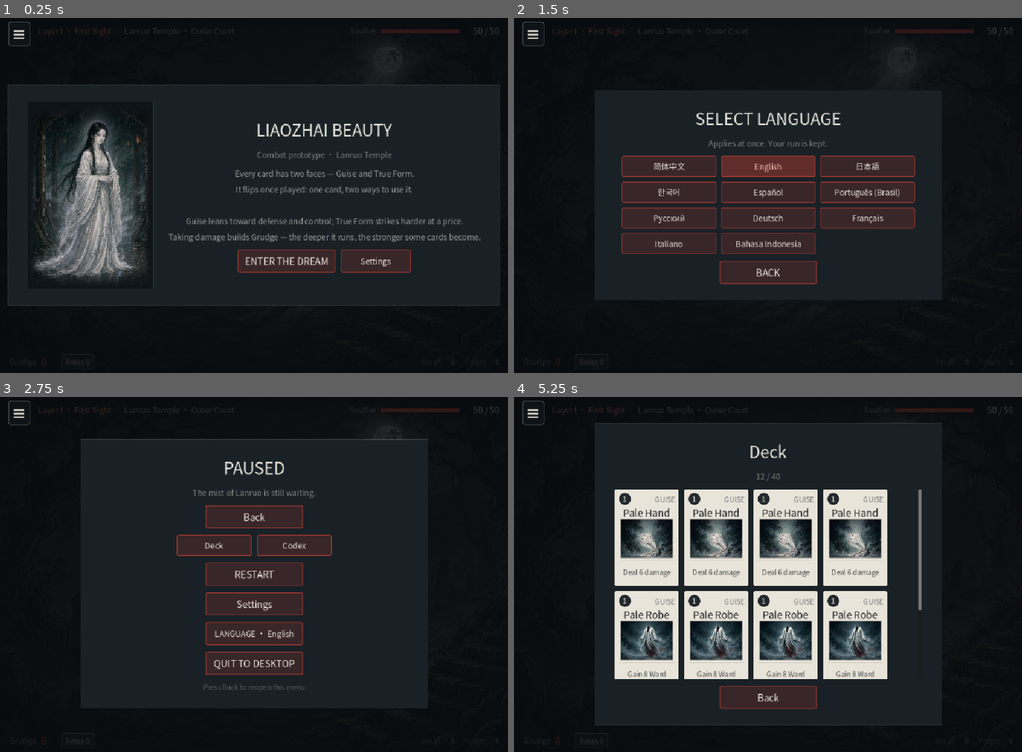
Above: before the commit, frames 1-4 (two rows, left to right).
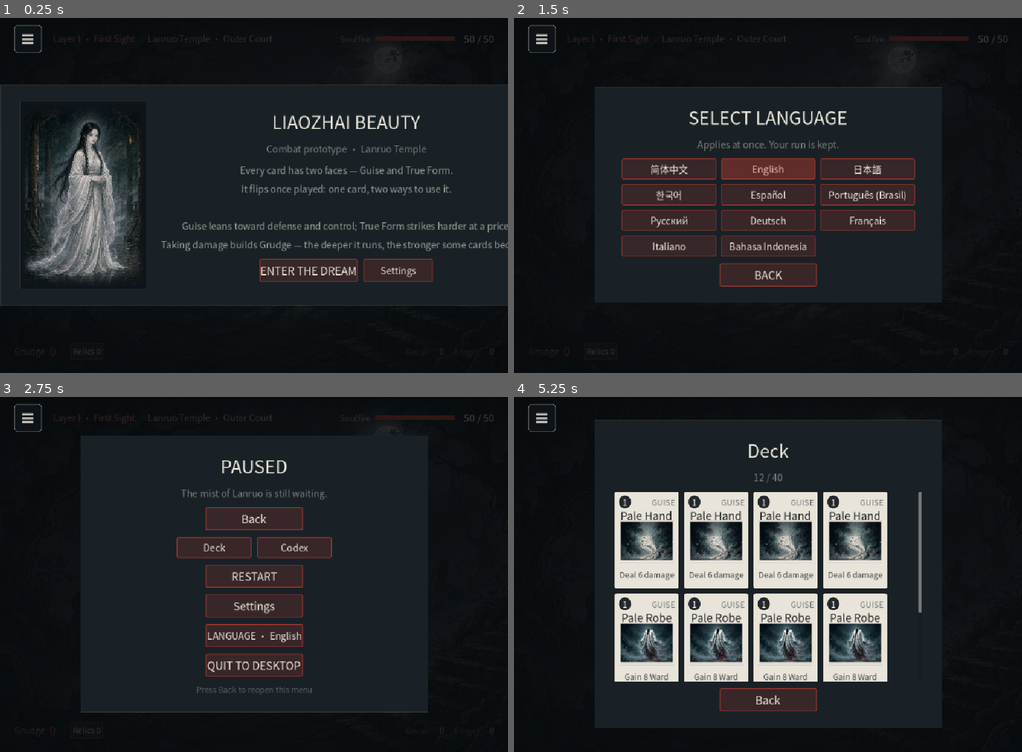
Above: after the commit, the same moments.

Repository: crayfishxu/LiaozhaiGame
Game: Godot game, scene res://scenes/Battle.tscn
Same seed, same stepped clock (60 frames per second), same inputs: the game is played once before the commit and once after it.
Inputs (mouse positions are in pixels of both pictures, inside the frame that each line leads up to):
- Up to frame 1 (0.25 s): no input
- Up to frame 2 (1.5 s): click "≡" at 0.5 s; click "LANGUAGE · English" at 1.25 s
- Up to frame 3 (2.75 s): click "BACK" at 2 s
- Up to frame 4 (5.25 s): click "RESTART" at 2.75 s; click "ENTER THE DREAM" at 3.5 s; click (590, 741) at 4.25 s, where only the run before the commit has a clickable "Relics 0"; click "Deck" at 5 s

The runs differ from the first frame. In frame 1, 13% of the frame differs, in the area x 0-100%, y 1-99%; in frame 2, 7.7%; in frame 3, 5.1%; in frame 4, 10%.

Commit message:
ui: 菜单按钮放大到 56、四边留白统一 28（≈16dp）、全界面字号 +2
字号
- 新增 FONT_ADD = 2，四个文件各一份（Battle / CardView / EnemyView / MapView），
  全部字号表达式改成 `N + FONT_ADD`
- 与 UI_S 分开：UI_S 一动会连留白、按钮、面板一起缩放，FONT_ADD 只动字
- 自适应缩字号的下限（卡名 11 / 描述 9 / 敌人名 10）保持不变，
  否则德语、俄语的长词会直接溢出卡片
- 分享卡（720x960 离屏渲染）不参与，它是固定尺寸的图片

布局
- 左上菜单按钮 44→56，圆角 4→6，字形跟着变大；顶栏高度 44→56 与按钮同高
- 四边留白：左右下统一 PAD=28，上 16；1 设计单位 ≈ 0.55dp，
  在 1080p/440dpi 机型上约 15.3dp，贴近 Material 的 16dp
- 菜单留位 46→66，地图标题左偏移 70→96，避免被按钮压住

顺带修地图叠字
- 地图自带「层数/章节/魂火/金币」标题，原来底下还压着战斗 HUD 的同名文字，
  现在地图显示时整块隐藏顶栏与中栏，离开弹窗时恢复

验证
- 11 语种 × 7 个弹窗实测最大 700x620，零超屏；德语卡片长词正常缩排
- 真机 1080x2340 / 440dpi 装 0.1.9 看开场与战斗，留白与字号符合预期
- 版本 0.1.8/9 → 0.1.9/10（三个预设 + project.godot + README + 上架清单）

Diff:
--- a/project.godot
+++ b/project.godot
@@ -11,7 +11,7 @@
 run/main_scene="res://scenes/Battle.tscn"
 config/features=PackedStringArray("4.4", "GL Compatibility")
 config/icon="res://icon.png"
-config/version="0.1.8"
+config/version="0.1.9"
 config/quit_on_go_back=false
 boot_splash/bg_color=Color(0.0980392, 0.1490196, 0.145098, 1)
 boot_splash/image="res://art/icon/launcher/liaozhai_icon_1024.png"
--- a/scripts/Battle.gd
+++ b/scripts/Battle.gd
@@ -37,6 +37,13 @@
 ## 设计基准 1024x672（见 project.godot），所有字号按此系数放大，
 ## 使手机横屏（1080p）下的实际字高达到可读水平。
 const UI_S := 1.3
+
+## 全界面统一的字号增量（设计单位）。要整体调大调小只改这一个数。
+const FONT_ADD := 2.0
+
+## 屏幕四边的统一留白（设计单位）。1 设计单位 ≈ 0.55dp（1080p / 440dpi 机型），
+## 28 在常见手机上约等于 15–21dp，对应「16dp 左右」。
+const PAD := 28
 
 ## 开关控件（胶囊 + 滑块），用 preload 而不依赖全局类名缓存
 const UiSwitch := preload("res://scripts/UiSwitch.gd")
@@ -107,6 +114,9 @@
 ## 否则地图/开场背后会露出「结束回合」
 var _hand_zone: Control = null
 var _bot_bar: Control = null
+## 顶部信息栏与中栏：地图界面自己带标题，这里要整块让位
+var _top_bar: Control = null
+var _mid_bar: Control = null
 var overlay: Control
 var panel_vb: VBoxContainer
 var menu_btn: Button
@@ -160,7 +170,7 @@
 	f.font_names = I18N.font_names()
 	ui_theme = Theme.new()
 	ui_theme.default_font = f
-	ui_theme.default_font_size = int(14 * UI_S)
+	ui_theme.default_font_size = int((14 + FONT_ADD) * UI_S)
 
 
 # ==================================================================
@@ -196,10 +206,10 @@
 
 	var margin := MarginContainer.new()
 	margin.set_anchors_preset(Control.PRESET_FULL_RECT)
-	margin.add_theme_constant_override("margin_left", 18)
-	margin.add_theme_constant_override("margin_right", 18)
-	margin.add_theme_constant_override("margin_top", 6)
-	margin.add_theme_constant_override("margin_bottom", 8)
+	margin.add_theme_constant_override("margin_left", PAD)
+	margin.add_theme_constant_override("margin_right", PAD)
+	margin.add_theme_constant_override("margin_top", 16)
+	margin.add_theme_constant_override("margin_bottom", PAD)
 	margin.theme = ui_theme
 	add_child(margin)
 
@@ -218,7 +228,7 @@
 func _mk_label(text: String, size: int, color: Color) -> Label:
 	var l := Label.new()
 	l.text = text
-	l.add_theme_font_size_override("font_size", int(round(size * UI_S)))
+	l.add_theme_font_size_override("font_size", int(round((size + FONT_ADD) * UI_S)))
 	l.add_theme_color_override("font_color", color)
 	l.vertical_alignment = VERTICAL_ALIGNMENT_CENTER
 	return l
@@ -226,14 +236,15 @@
 
 func _build_topbar(root: VBoxContainer) -> void:
 	var top := HBoxContainer.new()
-	top.custom_minimum_size = Vector2(0, 44)
+	top.custom_minimum_size = Vector2(0, 56)
+	_top_bar = top
 	top.add_theme_constant_override("separation", 12)
 	root.add_child(top)
 
 	# 左上角给悬浮的菜单按钮留出空间（按钮本体在 _build_overlay 之后创建，
 	# 保证它永远压在弹窗之上，任何界面状态下都能点到）
 	var menu_gap := Control.new()
-	menu_gap.custom_minimum_size = Vector2(46, 1)
+	menu_gap.custom_minimum_size = Vector2(66, 1)
 	top.add_child(menu_gap)
 
 	layer_label = _mk_label(I18N.t("ui.layer1"), 12, Color("#D46B60"))
@@ -296,6 +307,7 @@
 func _build_midbar(root: VBoxContainer) -> void:
 	var mid := HBoxContainer.new()
 	mid.custom_minimum_size = Vector2(0, 26)
+	_mid_bar = mid
 	root.add_child(mid)
 
 	var gw := HBoxContainer.new()
@@ -314,7 +326,7 @@
 	relic_btn.text = I18N.t("ui.relics") + " 0"
 	relic_btn.focus_mode = Control.FOCUS_NONE
 	relic_btn.custom_minimum_size = Vector2(66, 24)
-	relic_btn.add_theme_font_size_override("font_size", int(11 * UI_S))
+	relic_btn.add_theme_font_size_override("font_size", int((11 + FONT_ADD) * UI_S))
 	relic_btn.add_theme_color_override("font_color", Color("#C9A8B4"))
 	var rsb := StyleBoxFlat.new()
 	rsb.bg_color = Color(0.92, 0.90, 0.86, 0.06)
@@ -389,7 +401,7 @@
 	end_turn_btn.text = I18N.t("ui.end_turn")
 	end_turn_btn.custom_minimum_size = Vector2(240, 48)
 	end_turn_btn.focus_mode = Control.FOCUS_NONE
-	end_turn_btn.add_theme_font_size_override("font_size", int(15 * UI_S))
+	end_turn_btn.add_theme_font_size_override("font_size", int((15 + FONT_ADD) * UI_S))
 
 	var normal := StyleBoxFlat.new()
 	normal.bg_color = Color(0.92, 0.90, 0.86, 0.06)
@@ -453,16 +465,16 @@
 	menu_btn = Button.new()
 	menu_btn.text = "≡"
 	menu_btn.set_anchors_preset(Control.PRESET_TOP_LEFT)
-	menu_btn.position = Vector2(16, 10)
-	menu_btn.custom_minimum_size = Vector2(44, 44)
-	menu_btn.size = Vector2(44, 44)
+	menu_btn.position = Vector2(PAD, 16)
+	menu_btn.custom_minimum_size = Vector2(56, 56)
+	menu_btn.size = Vector2(56, 56)
 	menu_btn.focus_mode = Control.FOCUS_NONE
 	menu_btn.z_index = 200
 	var msb := StyleBoxFlat.new()
 	msb.bg_color = Color(0.07, 0.09, 0.11, 0.62)
 	msb.border_color = Color(0.92, 0.90, 0.86, 0.30)
 	msb.set_border_width_all(1)
-	msb.set_corner_radius_all(4)
+	msb.set_corner_radius_all(6)
 	var msb_h := msb.duplicate() as StyleBoxFlat
 	msb_h.bg_color = Color(0.70, 0.23, 0.19, 0.55)
 	msb_h.border_color = C_CINNABAR
@@ -470,7 +482,7 @@
 	menu_btn.add_theme_stylebox_override("normal", msb)
 	menu_btn.add_theme_stylebox_override("hover", msb_h)
 	menu_btn.add_theme_stylebox_override("pressed", msb_h)
-	menu_btn.add_theme_font_size_override("font_size", int(26 * UI_S))
+	menu_btn.add_theme_font_size_override("font_size", int((26 + FONT_ADD) * UI_S))
 	menu_btn.add_theme_color_override("font_color", Color(0.92, 0.90, 0.86, 0.86))
 	menu_btn.pressed.connect(_show_pause)
 	add_child(menu_btn)
@@ -1422,6 +1434,7 @@
 func _hide_overlay() -> void:
 	overlay.visible = false
 	_set_field_bar(game_active)
+	_set_hud(true)
 	_pause_open = false
 	_panel_mode = ""
 	_clear_map()
@@ -1446,11 +1459,20 @@
 		_bot_bar.visible = on
 
 
+## 地图自带「层数 / 章节 / 魂火 / 金币」标题，战斗 HUD 这时要让位，
+## 否则两层文字会叠在一起
+func _set_hud(on: bool) -> void:
+	if _top_bar != null and is_instance_valid(_top_bar):
+		_top_bar.visible = on
+	if _mid_bar != null and is_instance_valid(_mid_bar):
+		_mid_bar.visible = on
+
+
 func _panel_title(text: String) -> Label:
 	var l := Label.new()
 	l.text = text
 	l.horizontal_alignment = HORIZONTAL_ALIGNMENT_CENTER
-	l.add_theme_font_size_override("font_size", int(26 * UI_S))
+	l.add_theme_font_size_override("font_size", int((26 + FONT_ADD) * UI_S))
 	l.add_theme_color_override("font_color", C_MOON)
 	return l
 
@@ -1459,7 +1481,7 @@
 	var l := Label.new()
 	l.text = text
 	l.horizontal_alignment = HORIZONTAL_ALIGNMENT_CENTER
-	l.add_theme_font_size_override("font_size", int(13 * UI_S))
+	l.add_theme_font_size_override("font_size", int((13 + FONT_ADD) * UI_S))
 	l.add_theme_color_override("font_color", Color(0.92, 0.90, 0.86, 0.48))
 	l.autowrap_mode = TextServer.AUTOWRAP_WORD_SMART
 	return l
@@ -1470,7 +1492,7 @@
 	b.text = text
 	b.custom_minimum_size = Vector2(196, 46)
 	b.focus_mode = Control.FOCUS_NONE
-	b.add_theme_font_size_override("font_size", int(15 * UI_S))
+	b.add_theme_font_size_override("font_size", int((15 + FONT_ADD) * UI_S))
 	var n := StyleBoxFlat.new()
 	n.bg_color = Color(0.70, 0.23, 0.19, 0.20)
 	n.border_color = C_CINNABAR
@@ -1528,7 +1550,7 @@
 	var tip := Label.new()
 	tip.text = I18N.t("ui.intro")
 	tip.horizontal_alignment = HORIZONTAL_ALIGNMENT_CENTER
-	tip.add_theme_font_size_override("font_size", int(13 * UI_S))
+	tip.add_theme_font_size_override("font_size", int((13 + FONT_ADD) * UI_S))
 	tip.add_theme_color_override("font_color", Color(0.92, 0.90, 0.86, 0.62))
 	tip.add_theme_constant_override("line_spacing", 8)
 	col.add_child(tip)
@@ -1543,7 +1565,7 @@
 
 	# 开场就能先关音乐——手机上很多人在公共场合开第一把
 	var bset := _mk_button(I18N.t("ui.settings"))
-	bset.add_theme_font_size_override("font_size", int(13 * UI_S))
+	bset.add_theme_font_size_override("font_size", int((13 + FONT_ADD) * UI_S))
 	bset.custom_minimum_size = Vector2(140, 46)
 	bset.pressed.connect(func(): _show_settings("intro"))
 	brow.add_child(bset)
@@ -1701,14 +1723,14 @@
 	var dline := Label.new()
 	dline.text = I18N.t("ui.diagnosis_line", [tag])
 	dline.horizontal_alignment = HORIZONTAL_ALIGNMENT_CENTER
-	dline.add_theme_font_size_override("font_size", int(20 * UI_S))
+	dline.add_theme_font_size_override("font_size", int((20 + FONT_ADD) * UI_S))
 	dline.add_theme_color_override("font_color", C_LOTUS)
 	panel_vb.add_child(dline)
 
 	var dnote := Label.new()
 	dnote.text = note
 	dnote.horizontal_alignment = HORIZONTAL_ALIGNMENT_CENTER
-	dnote.add_theme_font_size_override("font_size", int(13 * UI_S))
+	dnote.add_theme_font_size_override("font_size", int((13 + FONT_ADD) * UI_S))
 	dnote.add_theme_color_override("font_color", Color(0.92, 0.90, 0.86, 0.55))
 	dnote.autowrap_mode = TextServer.AUTOWRAP_WORD_SMART
 	panel_vb.add_child(dnote)
@@ -1716,7 +1738,7 @@
 	var stat := Label.new()
 	stat.text = I18N.t("share.stats", [Run.rounds, Run.played, Run.self_damage, Run.grudge_peak])
 	stat.horizontal_alignment = HORIZONTAL_ALIGNMENT_CENTER
-	stat.add_theme_font_size_override("font_size", int(11 * UI_S))
+	stat.add_theme_font_size_override("font_size", int((11 + FONT_ADD) * UI_S))
 	stat.add_theme_color_override("font_color", Color(0.92, 0.90, 0.86, 0.34))
 	panel_vb.add_child(stat)
 
@@ -1775,12 +1797,12 @@
 	rd.add_theme_constant_override("separation", 12)
 	panel_vb.add_child(rd)
 	var bd := _mk_button(I18N.t("ui.deck"))
-	bd.add_theme_font_size_override("font_size", int(13 * UI_S))
+	bd.add_theme_font_size_override("font_size", int((13 + FONT_ADD) * UI_S))
 	bd.custom_minimum_size = Vector2(150, 42)
 	bd.pressed.connect(func(): _show_deck(false))
 	rd.add_child(bd)
 	var bc := _mk_button(I18N.t("ui.codex"))
-	bc.add_theme_font_size_override("font_size", int(13 * UI_S))
+	bc.add_theme_font_size_override("font_size", int((13 + FONT_ADD) * UI_S))
 	bc.custom_minimum_size = Vector2(150, 42)
 	bc.pressed.connect(_show_codex)
 	rd.add_child(bc)
@@ -1804,7 +1826,7 @@
 	var rl := CenterContainer.new()
 	panel_vb.add_child(rl)
 	var bl := _mk_button(I18N.t("ui.language") + " · " + I18N.lang_name(I18N.code))
-	bl.add_theme_font_size_override("font_size", int(13 * UI_S))
+	bl.add_theme_font_size_override("font_size", int((13 + FONT_ADD) * UI_S))
 	bl.pressed.connect(_show_language)
 	rl.add_child(bl)
 
@@ -1817,7 +1839,7 @@
 	var hint := Label.new()
 	hint.text = I18N.t("ui.pause_hint")
 	hint.horizontal_alignment = HORIZONTAL_ALIGNMENT_CENTER
-	hint.add_theme_font_size_override("font_size", int(11 * UI_S))
+	hint.add_theme_font_size_override("font_size", int((11 + FONT_ADD) * UI_S))
 	hint.add_theme_color_override("font_color", Color(0.92, 0.90, 0.86, 0.30))
 	panel_vb.add_child(hint)
 
@@ -1861,14 +1883,14 @@
 
 	var name_lb := Label.new()
 	name_lb.text = I18N.t("ui.music") if is_music else I18N.t("ui.sfx")
-	name_lb.add_theme_font_size_override("font_size", int(17 * UI_S))
+	name_lb.add_theme_font_size_override("font_size", int((17 + FONT_ADD) * UI_S))
 	name_lb.vertical_alignment = VERTICAL_ALIGNMENT_CENTER
 	name_lb.size_flags_horizontal = Control.SIZE_EXPAND_FILL
 	row.add_child(name_lb)
 
 	var vol := _mk_button(Audio.music_label() if is_music else Audio.sfx_label())
 	vol.custom_minimum_size = Vector2(88, 38)
-	vol.add_theme_font_size_override("font_size", int(13 * UI_S))
+	vol.add_theme_font_size_override("font_size", int((13 + FONT_ADD) * UI_S))
 	vol.pressed.connect(func():
 		if is_music:
 			Audio.cycle_music()
@@ -1957,7 +1979,7 @@
 	var l := Label.new()
 	l.text = text
 	l.theme = ui_theme
-	l.add_theme_font_size_override("font_size", int(24 * UI_S))
+	l.add_theme_font_size_override("font_size", int((24 + FONT_ADD) * UI_S))
 	l.add_theme_color_override("font_color", color)
 	l.position = pos - Vector2(28, 14)
 	l.z_index = 100
@@ -1996,7 +2018,7 @@
 	var l := Label.new()
 	l.theme = ui_theme
 	l.text = text
-	l.add_theme_font_size_override("font_size", int(15 * UI_S))
+	l.add_theme_font_size_override("font_size", int((15 + FONT_ADD) * UI_S))
 	l.add_theme_color_override("font_color", color)
 	l.horizontal_alignment = HORIZONTAL_ALIGNMENT_CENTER
 	l.vertical_alignment = VERTICAL_ALIGNMENT_CENTER
@@ -2033,7 +2055,7 @@
 		var c := str(l["code"])
 		var b := _mk_button(str(l["name"]))
 		b.custom_minimum_size = Vector2(190, 42)
-		b.add_theme_font_size_override("font_size", int(13 * UI_S))
+		b.add_theme_font_size_override("font_size", int((13 + FONT_ADD) * UI_S))
 		if c == I18N.code:
 			# 当前语言：朱砂底 + 亮字，一眼能看出选的是哪个
 			b.add_theme_color_override("font_color", Color("#F2BDB2"))
@@ -2128,6 +2150,7 @@
 func _show_map() -> void:
 	_clear_panel()
 	_show_overlay()
+	_set_hud(false)
 	_panel_mode = "map"
 	if _oc != null:
 		_oc.visible = false
@@ -2394,7 +2417,7 @@
 	body.autowrap_mode = TextServer.AUTOWRAP_WORD_SMART
 	body.horizontal_alignment = HORIZONTAL_ALIGNMENT_CENTER
 	body.custom_minimum_size = Vector2(620, 0)
-	body.add_theme_font_size_override("font_size", int(13 * UI_S))
+	body.add_theme_font_size_override("font_size", int((13 + FONT_ADD) * UI_S))
 	body.add_theme_color_override("font_color", Color(0.92, 0.90, 0.86, 0.72))
 	panel_vb.add_child(body)
 
@@ -2819,7 +2842,7 @@
 	b.alignment = HORIZONTAL_ALIGNMENT_LEFT
 	b.custom_minimum_size = Vector2(620, 54)
 	b.focus_mode = Control.FOCUS_NONE
-	b.add_theme_font_size_override("font_size", int(13 * UI_S))
+	b.add_theme_font_size_override("font_size", int((13 + FONT_ADD) * UI_S))
 	b.add_theme_color_override("font_color", C_MOON)
 	var col := _rarity_color(rarity)
 	var sb := StyleBoxFlat.new()
--- a/scripts/CardView.gd
+++ b/scripts/CardView.gd
@@ -22,6 +22,9 @@
 const CARD_W := 130.0
 const CARD_H := 196.0
 
+## 与 Battle 同步的字号增量：卡面文字整体 +2
+const FONT_ADD := 2
+
 var hand_index := -1
 var card_key := ""
 var side := "xian"
@@ -81,7 +84,7 @@
 	_cost_label = Label.new()
 	_cost_label.horizontal_alignment = HORIZONTAL_ALIGNMENT_CENTER
 	_cost_label.vertical_alignment = VERTICAL_ALIGNMENT_CENTER
-	_cost_label.add_theme_font_size_override("font_size", 15)
+	_cost_label.add_theme_font_size_override("font_size", 15 + FONT_ADD)
 	_cost_label.add_theme_color_override("font_color", Color("#E9E4D9"))
 	_cost_panel.add_child(_cost_label)
 
@@ -91,7 +94,7 @@
 	_side_label.size = Vector2(84, 18)
 	_side_label.horizontal_alignment = HORIZONTAL_ALIGNMENT_RIGHT
 	_side_label.vertical_alignment = VERTICAL_ALIGNMENT_CENTER
-	_side_label.add_theme_font_size_override("font_size", 14)
+	_side_label.add_theme_font_size_override("font_size", 14 + FONT_ADD)
 	_side_label.mouse_filter = Control.MOUSE_FILTER_IGNORE
 	root.add_child(_side_label)
 
@@ -101,7 +104,7 @@
 	_name_label.size = Vector2(CARD_W, 28)
 	_name_label.horizontal_alignment = HORIZONTAL_ALIGNMENT_CENTER
 	_name_label.vertical_alignment = VERTICAL_ALIGNMENT_CENTER
-	_name_label.add_theme_font_size_override("font_size", 20)
+	_name_label.add_theme_font_size_override("font_size", 20 + FONT_ADD)
 	_name_label.mouse_filter = Control.MOUSE_FILTER_IGNORE
 	root.add_child(_name_label)
 
@@ -119,7 +122,7 @@
 	_glyph_label.size = Vector2(CARD_W - 20, 82)
 	_glyph_label.horizontal_alignment = HORIZONTAL_ALIGNMENT_CENTER
 	_glyph_label.vertical_alignment = VERTICAL_ALIGNMENT_CENTER
-	_glyph_label.add_theme_font_size_override("font_size", 34)
+	_glyph_label.add_theme_font_size_override("font_size", 34 + FONT_ADD)
 	_glyph_label.mouse_filter = Control.MOUSE_FILTER_IGNORE
 	root.add_child(_glyph_label)
 
@@ -145,7 +148,7 @@
 	_text_label.horizontal_alignment = HORIZONTAL_ALIGNMENT_CENTER
 	_text_label.vertical_alignment = VERTICAL_ALIGNMENT_CENTER
 	_text_label.autowrap_mode = TextServer.AUTOWRAP_WORD_SMART
-	_text_label.add_theme_font_size_override("font_size", 14)
+	_text_label.add_theme_font_size_override("font_size", 14 + FONT_ADD)
 	_text_label.mouse_filter = Control.MOUSE_FILTER_IGNORE
 	root.add_child(_text_label)
 
@@ -210,21 +213,21 @@
 		return
 
 	# 卡名：单行，宽度超出就逐级缩小
-	var nsize := 20
+	var nsize := 20 + FONT_ADD
 	while nsize > 11 and font.get_string_size(
 			_name_label.text, HORIZONTAL_ALIGNMENT_LEFT, -1, nsize).x > CARD_W - 10:
 		nsize -= 1
 	_name_label.add_theme_font_size_override("font_size", nsize)
 
 	# 显相 / 本相：德语、俄语的词比中文长得多
-	var ssize := 14
+	var ssize := 14 + FONT_ADD
 	while ssize > 8 and font.get_string_size(
 			_side_label.text, HORIZONTAL_ALIGNMENT_LEFT, -1, ssize).x > 82:
 		ssize -= 1
 	_side_label.add_theme_font_size_override("font_size", ssize)
 
 	# 描述：按换行后的总高度缩，保证塞进 40px 的框里
-	var tsize := 14
+	var tsize := 14 + FONT_ADD
 	while tsize > 9:
 		var sz := font.get_multiline_string_size(
 			_text_label.text, HORIZONTAL_ALIGNMENT_CENTER, CARD_W - 20, tsize)
--- a/scripts/EnemyView.gd
+++ b/scripts/EnemyView.gd
@@ -13,6 +13,9 @@
 signal clicked(index: int)
 
 const BODY_W := 152.0
+
+## 与 Battle 同步的字号增量：敌人名字/意图/血条整体 +2
+const FONT_ADD := 2
 const BODY_H := 196.0
 const BODY_H_MAX := 220.0
 const HP_BAR_W := 136.0
@@ -99,7 +102,7 @@
 	_intent_label = Label.new()
 	_intent_label.horizontal_alignment = HORIZONTAL_ALIGNMENT_CENTER
 	_intent_label.vertical_alignment = VERTICAL_ALIGNMENT_CENTER
-	_intent_label.add_theme_font_size_override("font_size", 16)
+	_intent_label.add_theme_font_size_override("font_size", 16 + FONT_ADD)
 	_intent_panel.add_child(_intent_label)
 
 	# ---- 立绘框 ----
@@ -133,7 +136,7 @@
 	_glyph_label.text = glyph_text
 	_glyph_label.horizontal_alignment = HORIZONTAL_ALIGNMENT_CENTER
 	_glyph_label.vertical_alignment = VERTICAL_ALIGNMENT_CENTER
-	_glyph_label.add_theme_font_size_override("font_size", 56)
+	_glyph_label.add_theme_font_size_override("font_size", 56 + FONT_ADD)
 	_glyph_label.add_theme_color_override("font_color", Color(0.92, 0.90, 0.86, 0.8))
 	_glyph_label.mouse_filter = Control.MOUSE_FILTER_IGNORE
 	body_root.add_child(_glyph_label)
@@ -157,7 +160,7 @@
 	_name_label = Label.new()
 	_name_label.text = enemy_name
 	_name_label.horizontal_alignment = HORIZONTAL_ALIGNMENT_CENTER
-	_name_label.add_theme_font_size_override("font_size", 17)
+	_name_label.add_theme_font_size_override("font_size", 17 + FONT_ADD)
 	_name_label.add_theme_color_override("font_color", Color(0.92, 0.90, 0.86, 0.78))
 	_name_label.mouse_filter = Control.MOUSE_FILTER_IGNORE
 	_name_label.clip_text = true
@@ -186,7 +189,7 @@
 	# ---- 血量文字 ----
 	_hp_label = Label.new()
 	_hp_label.horizontal_alignment = HORIZONTAL_ALIGNMENT_CENTER
-	_hp_label.add_theme_font_size_override("font_size", 14)
+	_hp_label.add_theme_font_size_override("font_size", 14 + FONT_ADD)
 	_hp_label.add_theme_color_override("font_color", Color(0.92, 0.90, 0.86, 0.5))
 	_hp_label.mouse_filter = Control.MOUSE_FILTER_IGNORE
 	add_child(_hp_label)
@@ -274,7 +277,7 @@
 	if font == null:
 		return
 	var max_w := body_w + 26.0
-	var size := 17
+	var size := 17 + FONT_ADD
 	while size > 10 and font.get_string_size(
 			_name_label.text, HORIZONTAL_ALIGNMENT_LEFT, -1, size).x > max_w:
 		size -= 1
@@ -287,7 +290,7 @@
 	if font == null:
 		return
 	var max_w := body_w + 30.0
-	var size := 16
+	var size := 16 + FONT_ADD
 	while size > 11 and font.get_string_size(
 			_intent_label.text, HORIZONTAL_ALIGNMENT_LEFT, -1, size).x > max_w:
 		size -= 1
@@ -308,7 +311,7 @@
 	p.add_theme_stylebox_override("panel", sb)
 	var l := Label.new()
 	l.text = text
-	l.add_theme_font_size_override("font_size", 13)
+	l.add_theme_font_size_override("font_size", 13 + FONT_ADD)
 	l.add_theme_color_override("font_color", color)
 	p.add_child(l)
 	return p
--- a/scripts/MapView.gd
+++ b/scripts/MapView.gd
@@ -13,6 +13,9 @@
 signal open_codex
 
 const NODE_R := 27.0
+
+## 与 Battle 同步的字号增量
+const FONT_ADD := 2
 const HEADER_H := 54.0
 const FOOTER_H := 12.0
 
@@ -65,22 +68,22 @@
 	# 顶部信息条
 	_header = HBoxContainer.new()
 	_header.set_anchors_preset(Control.PRESET_TOP_WIDE)
-	_header.offset_left = 70
-	_header.offset_right = -20
-	_header.offset_top = 8
+	_header.offset_left = 96      # 28 边距 + 56 菜单按钮 + 12 间隔
+	_header.offset_right = -28
+	_header.offset_top = 16
 	_header.offset_bottom = HEADER_H
 	_header.add_theme_constant_override("separation", 16)
 	add_child(_header)
 
 	var t := Label.new()
 	t.text = title_text
-	t.add_theme_font_size_override("font_size", int(17 * 1.2))
+	t.add_theme_font_size_override("font_size", int((17 + FONT_ADD) * 1.2))
 	t.add_theme_color_override("font_color", Color("#D46B60"))
 	_header.add_child(t)
 
 	var sub := Label.new()
 	sub.text = chapter_text
-	sub.add_theme_font_size_override("font_size", int(13 * 1.2))
+	sub.add_theme_font_size_override("font_size", int((13 + FONT_ADD) * 1.2))
 	sub.add_theme_color_override("font_color", Color(0.92, 0.90, 0.86, 0.55))
 	sub.size_flags_vertical = Control.SIZE_SHRINK_CENTER
 	_header.add_child(sub)
@@ -91,14 +94,14 @@
 
 	var hp := Label.new()
 	hp.text = "%s %d/%d" % [I18N.t("w.hp"), Run.hp, Run.max_hp]
-	hp.add_theme_font_size_override("font_size", int(13 * 1.2))
+	hp.add_theme_font_size_override("font_size", int((13 + FONT_ADD) * 1.2))
 	hp.add_theme_color_override("font_color", Color("#C9A8B4"))
 	hp.size_flags_vertical = Control.SIZE_SHRINK_CENTER
 	_header.add_child(hp)
 
 	var gold := Label.new()
 	gold.text = "%s %d" % [I18N.t("w.gold"), Run.gold]
-	gold.add_theme_font_size_override("font_size", int(13 * 1.2))
+	gold.add_theme_font_size_override("font_size", int((13 + FONT_ADD) * 1.2))
 	gold.add_theme_color_override("font_color", Color("#B08D3F"))
 	gold.size_flags_vertical = Control.SIZE_SHRINK_CENTER
 	_header.add_child(gold)
@@ -112,7 +115,7 @@
 		b.text = I18N.t(str(spec["key"]))
 		b.focus_mode = Control.FOCUS_NONE
 		b.custom_minimum_size = Vector2(84, 36)
-		b.add_theme_font_size_override("font_size", int(12 * 1.2))
+		b.add_theme_font_size_override("font_size", int((12 + FONT_ADD) * 1.2))
 		b.size_flags_vertical = Control.SIZE_SHRINK_CENTER
 		_style(b, Color(0.92, 0.90, 0.86, 0.06), Color(0.92, 0.90, 0.86, 0.22))
 		var sig: Signal = spec["sig"]
@@ -200,7 +203,7 @@
 		bg = base.darkened(0.35)
 
 	_style(b, bg, border, width)
-	b.add_theme_font_size_override("font_size", int(14 * 1.2))
+	b.add_theme_font_size_override("font_size", int((14 + FONT_ADD) * 1.2))
 	b.add_theme_color_override("font_color",
 		Color(0.96, 0.94, 0.90, 0.95) if open or is_cur else Color(0.92, 0.90, 0.86, 0.45))
 	b.disabled = not open
@@ -208,7 +211,7 @@
 	b.pressed.connect(func(): node_chosen.emit(id))
 
 	if type == "elite" or type == "boss":
-		b.add_theme_font_size_override("font_size", int(12 * 1.2))
+		b.add_theme_font_size_override("font_size", int((12 + FONT_ADD) * 1.2))
 	return b
 
 
Not shown, changed: export_presets.cfg
Not shown, changed: README.md
Not shown, changed: doc/06_上架清单.md
